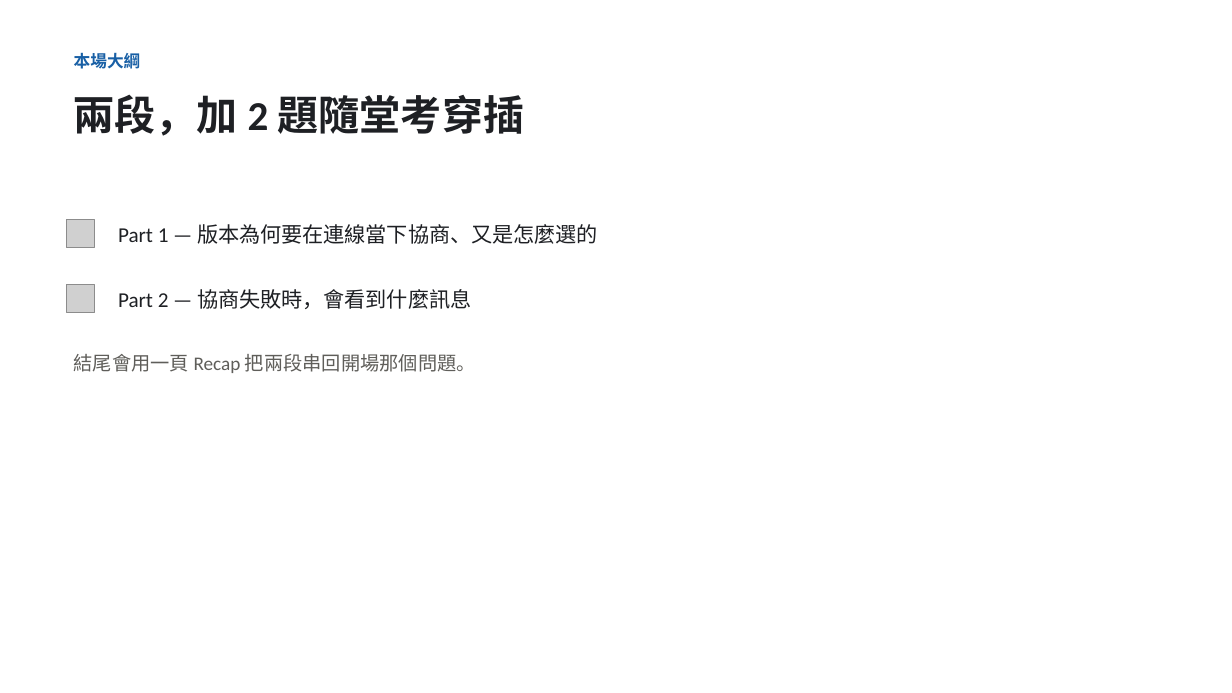
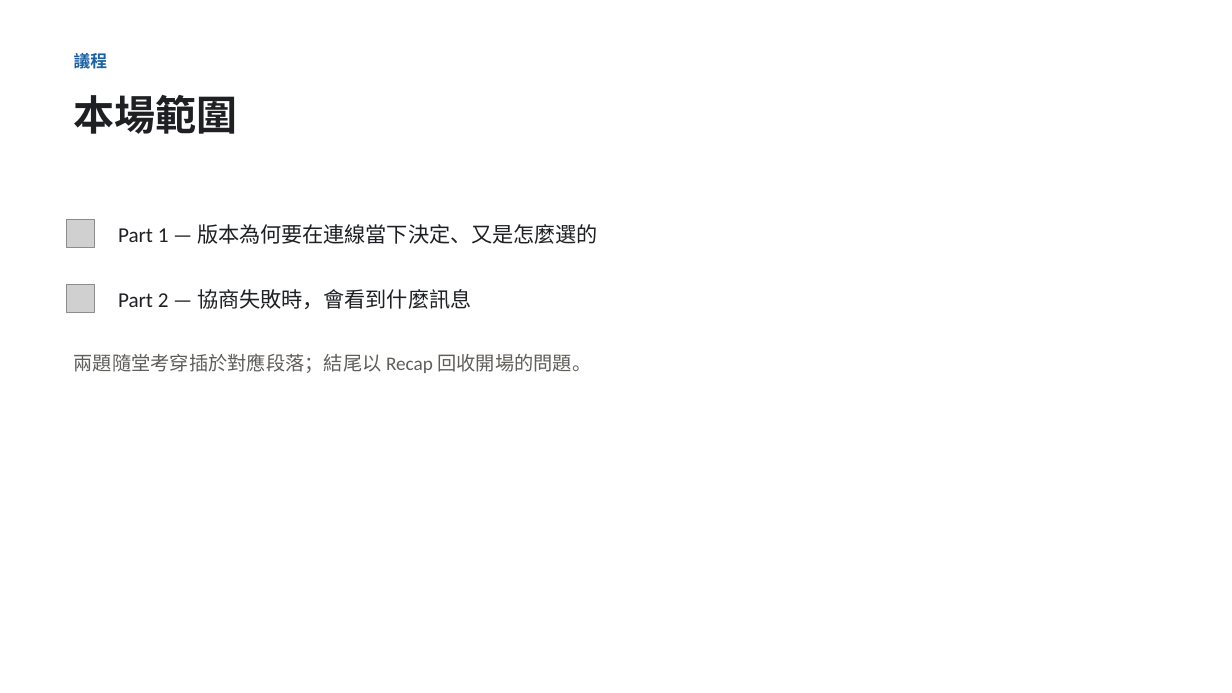
Before and after one commit to unknowntpo/kafka, a slide deck: slide 2 of study/version-control/kafka-version-negotiation.pptx. Drawn at 1232x693 pixels with LibreOffice and Linux fonts; fonts in the diff are those of the drawing; grey boxes stand for pictures. Boxes give left, top, right and bottom in pixels: in the first picture for what was removed or moved away, otherwise in the second. Text is boxed around its words. In the diff, an @@ line names an element or a change of style, - is before the commit and + after.

```diff
--- a/study/version-control/kafka-version-negotiation.pptx
+++ b/study/version-control/kafka-version-negotiation.pptx
@@ text at <box>74,50,107,72</box>: text changed @@
-本場大綱
+議程
@@ text at <box>74,95,238,134</box>: text changed @@
-兩段，加 2 題隨堂考穿插
+本場範圍
@@ text at <box>118,224,598,244</box>: text changed @@
-Part 1 — 版本為何要在連線當下協商、又是怎麼選的
+Part 1 — 版本為何要在連線當下決定、又是怎麼選的
@@ text at <box>74,353,591,373</box>: text changed @@
-結尾會用一頁 Recap 把兩段串回開場那個問題。
+兩題隨堂考穿插於對應段落；結尾以 Recap 回收開場的問題。
```
Also in this commit, not shown: 10 other slides changed, 10 other files.
